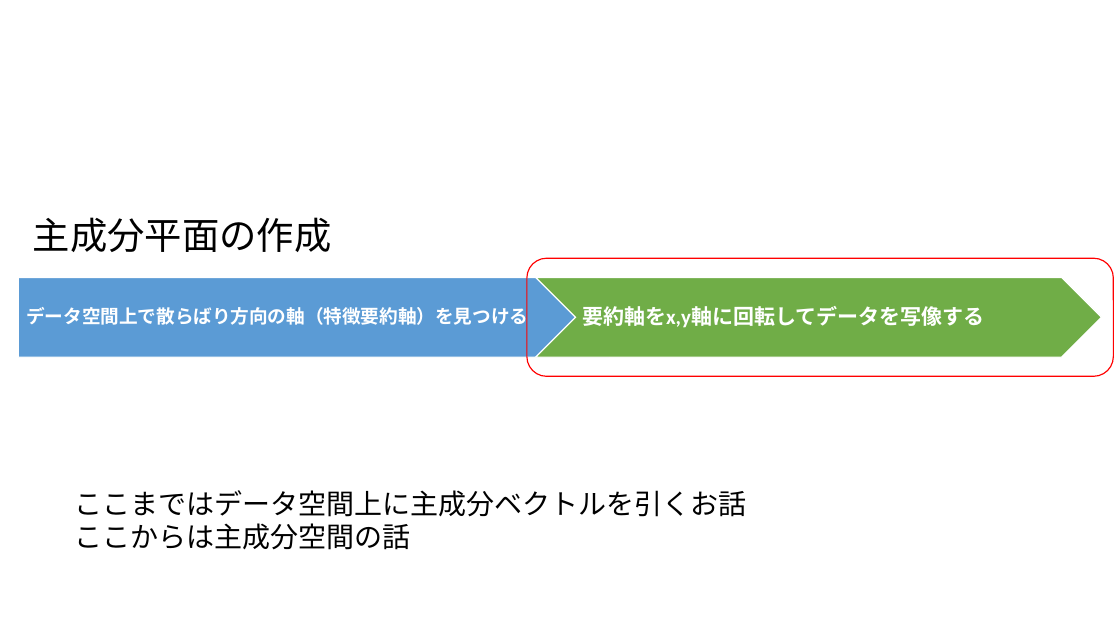
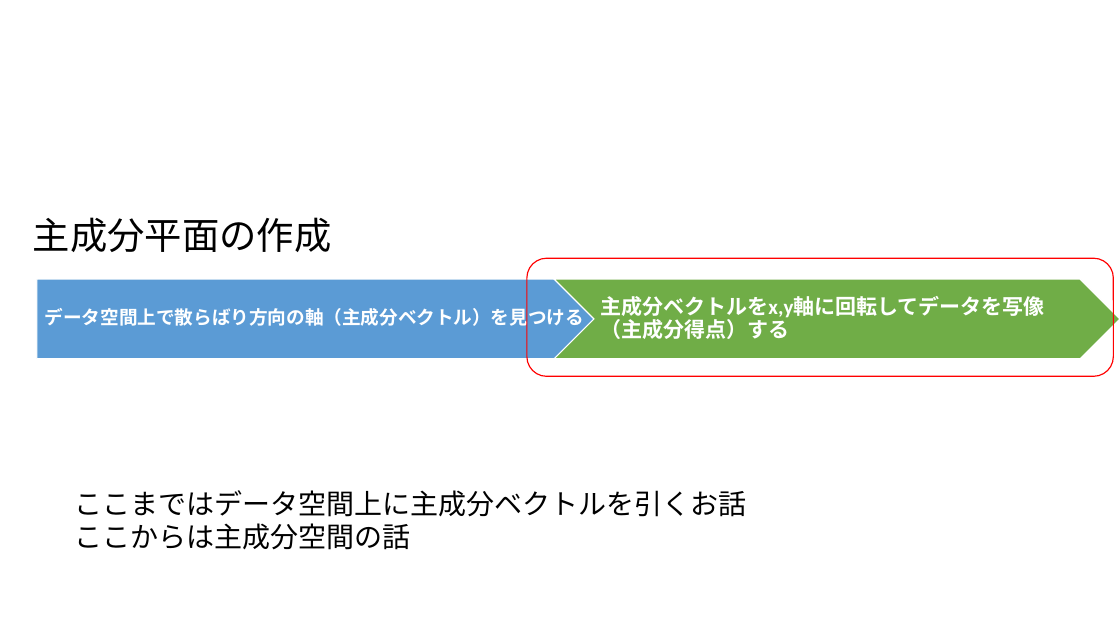
Before and after one commit to ueharaLab/NLP_7-PCA, a slide deck: slide 22 of NLP_6 PCA(BASICS)_ver2.pptx. Drawn at 1120x630 pixels with LibreOffice and Linux fonts; fonts in the diff are those of the drawing. Boxes give left, top, right and bottom in pixels: in the first picture for what was removed or moved away, otherwise in the second. Text is boxed around its words. In the diff, an @@ line names an element or a change of style, - is before the commit and + after.

```diff
--- a/NLP_6 PCA(BASICS)_ver2.pptx
+++ b/NLP_6 PCA(BASICS)_ver2.pptx
@@ pentagon arrow: place and size @@
-pentagon arrow at [18,277,649,357]
+pentagon arrow at [37,279,667,359]
@@ chevron: place and size @@
-chevron at [536,277,1102,357]
+chevron at [555,279,1120,359]
@@ text added at [600,296,1044,339], 18 pt, text #FFFFFF, bold @@
+主成分ベクトルをx,y軸に回転してデータを写像（主成分得点）する
@@ text at [45,305,584,330]: text changed @@
-データ空間上で散らばり方向の軸（特徴要約軸）を見つける
+データ空間上で散らばり方向の軸（主成分ベクトル）を見つける
@@ text removed at [582,306,984,328] @@
-要約軸をx,y軸に回転してデータを写像する
```
Also in this commit, not shown: 6 other slides changed, 3 other files.
